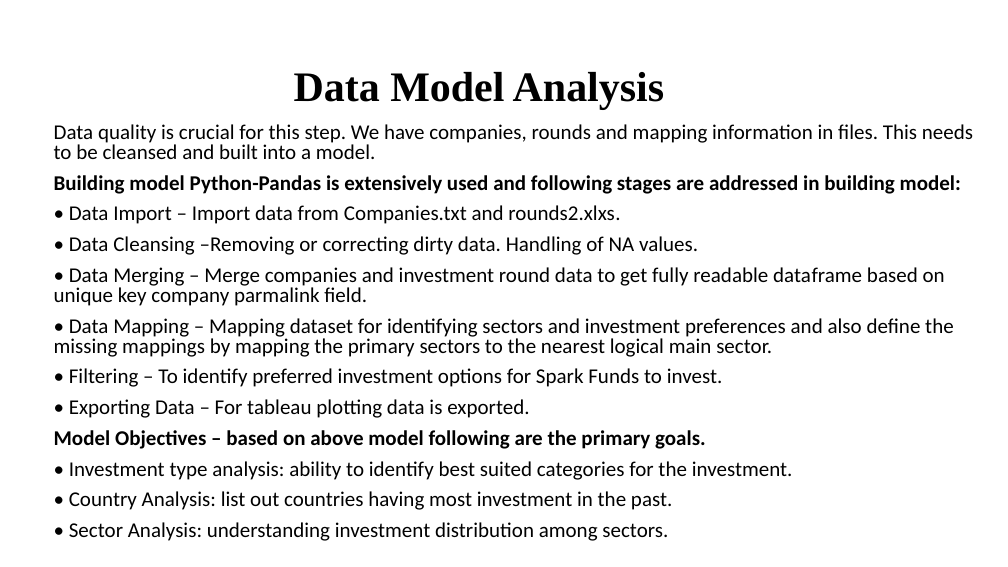
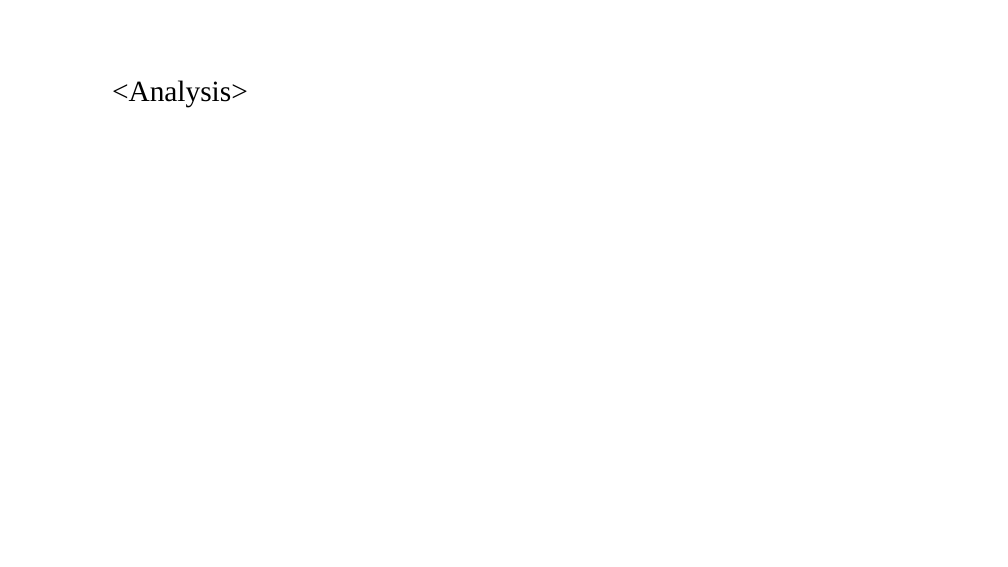
Before and after one commit to rakesgor/InvestmentGroupStudy, a slide deck: slide 5 of Spark Funds Presentation.pptx. Drawn at 1008x567 pixels with LibreOffice and Linux fonts; fonts in the diff are those of the drawing; background and template pictures are left out. Boxes give left, top, right and bottom in pixels: in the first picture for what was removed or moved away, otherwise in the second. Text is boxed around its words. In the diff, an @@ line names an element or a change of style, - is before the commit and + after.

```diff
--- a/Spark Funds Presentation.pptx
+++ b/Spark Funds Presentation.pptx
@@ title at (112, 80, 248, 108): text changed; size 40 to 28 pt; bold off @@
-Data Model Analysis
+<Analysis>
@@ text removed at (54, 124, 973, 541) @@
-Data quality is crucial for this step. We have companies, rounds and mapping information in files. This needs to be cleansed and built into a model.
-Building model Python-Pandas is extensively used and following stages are addressed in building model:
-• Data Import – Import data from Companies.txt and rounds2.xlxs.
-• Data Cleansing –Removing or correcting dirty data. Handling of NA values.
-• Data Merging – Merge companies and investment round data to get fully readable dataframe based on unique key company parmalink field.
-• Data Mapping – Mapping dataset for identifying sectors and investment preferences and also define the missing mappings by mapping the primary sectors to the nearest logical main sector.
-• Filtering – To identify preferred investment options for Spark Funds to invest.
-• Exporting Data – For tableau plotting data is exported.
-Model Objectives – based on above model following are the primary goals.
-• Investment type analysis: ability to identify best suited categories for the investment.
-• Country Analysis: list out countries having most investment in the past.
-• Sector Analysis: understanding investment distribution among sectors.
```
Also in this commit, not shown: 7 other slides changed, 2 slides added, 2 slides removed.
